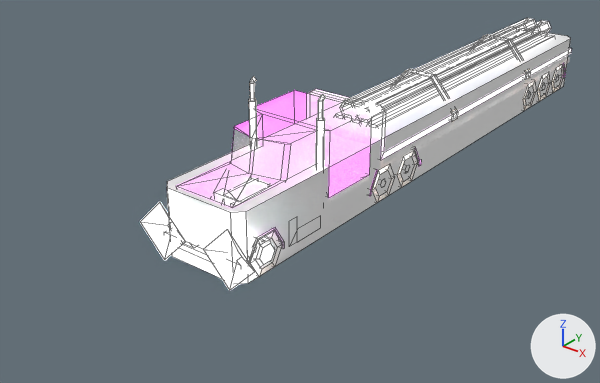
The FBX model Assets/FBX/Environment/NPCs/truck_flatbed.fbx, before and after one commit.
Camera for both pictures: a 50 mm lens placed at (20.7, -33.3, 17.1), pointed at (-2.1, -4.8, -0.6). The axes (+X, +Y, +Z) are drawn at lower right. The lights are the same throughout. Mesh edges are drawn as thin lines. Where no turn or scale is listed for an object, it has been applied to the vertices. Vertices at the same position are counted once.

In view in the first picture: 'truck_flatbed', 'truck_live_cldr'.
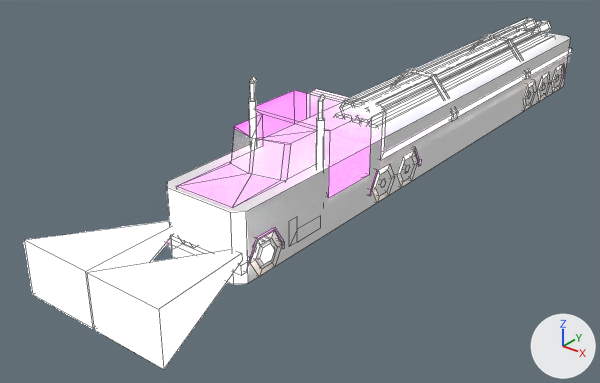
Pixel boxes [x1, y1, x2, y2] of what changed, in the pictures (600 x 383 px; the box of a moved part takes in the faces that stretch with it):
'truck_flatbed', reshaped (30% wider, 31% taller)
    before: [140, 35, 531, 290]
    after: [24, 35, 531, 369]
part 1 of me_cube_001, moved or reshaped
    before: [140, 202, 255, 290]
    after: [24, 222, 242, 369]

The edits, one by one:
me_cube_001 is used by ob_truck_flatbed; location (0.0, 0.0, 0.0).
me_cube_001 had 1080 vertices, 985 faces and spanned x -3.1..3.1, y -13.9..17.2, z -0.1..6.2.
me_cube_001 now has 1080 vertices, 989 faces and spans x -3.5..3.5, y -18.9..17.2, z 0.0..6.2.
Part 1, on me_cube_001:
16 vertices are removed from x -3.1..3.1, y -13.9..-13.4, z -0.1..2.6.
8 faces are deleted.
16 vertices are added at x -3.5..3.5, y -18.9..-13.4, z 0.1..2.4.
12 new faces join them, mat_retroatlasgodray (white #e7e7e7).
